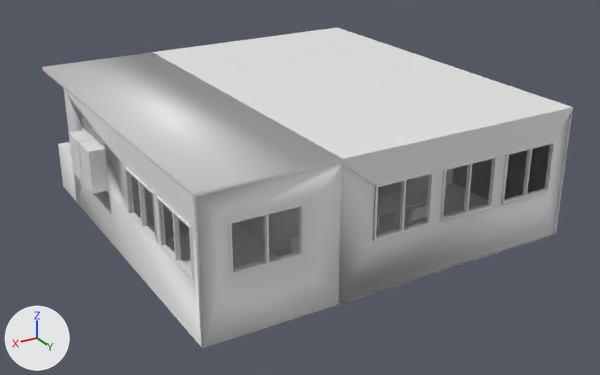
One commit to the FBX model Assets/Prefabs/home.fbx: the scene before it, then after it.
One viewpoint serves both versions: a 50 mm lens placed at (16.17, 13.69, 8.65), pointed at (6.29, -2.79, 0.42). The axes (+X, +Y, +Z) are drawn at lower left. The lights are the same throughout. The older version comes first. Where no turn or scale is listed for an object, it has been applied to the vertices. Vertices at exactly the same position are counted once.

Names of what the first picture shows: 'Ceiling', 'Floor', 'Room', 'Room.001', 'table', 'windows', 'windows.007', '立方體.003' and 5 more.
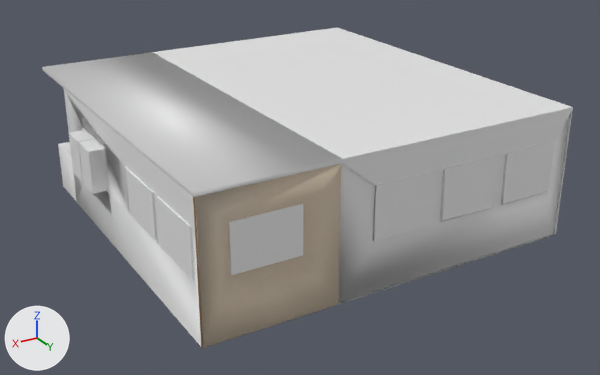
Changed parts and their boxes (x1, y1, x2, y2) in the pictures (600 x 375 px):
'glass.002', added
    after: (232, 144, 554, 273)
'windows', reshaped
    before: (373, 141, 555, 241)
    after: (82, 128, 555, 280)
'windows.007', deleted
    before: (125, 167, 303, 280)
'glass.001', added
    after: (126, 170, 192, 277)
part 1 of me_立方體_001, added
    after: (229, 204, 303, 275)
part 2 of me_立方體_001, added
    after: (125, 167, 158, 243)
part 3 of me_立方體_001, added
    after: (157, 196, 194, 280)
part 4 of me_scene_002, recoloured (white to brown)
    before: (127, 164, 341, 348)
    after: (193, 164, 341, 348)
'Floor', unchanged, covered by the edit
    before: (165, 183, 488, 270)

The change, as a diff of the scene's bpy script:
```diff
--- a/Assets/Prefabs/home.fbx.py
+++ b/Assets/Prefabs/home.fbx.py
@@ img_chatgpt_image_2026年9月15日_00_52_05_png @@
+img_chatgpt_image_2026年9月15日_00_52_05_png = load_image('ChatGPT Image 2026年9月15日 00_52_05.png', '_unpacked/ChatGPT_Image_2026_9_15__00_52_05.png', 1677, 938, 'sRGB')
@@ mat_材質 @@
+mat_材質 = principled_material('材質')
+mat_材質.texture = img_chatgpt_image_2026年9月15日_00_52_05_png
@@ mat_材質_001 @@
+mat_材質_001 = principled_material('材質.001')
+mat_材質_001.base_color = (0.8, 0.8, 0.8)  # white #e7e7e7
@@ me_立方體_001 @@
 # used by ob_windows; location = (0.0, 0.0, 0.0)
-me_立方體_001.from_pydata(...)  # 76 vertices, 48 faces; spans x 2.55..7.35, y 1.74..1.84, z 1.2..2.39
+me_立方體_001.from_pydata(...)  # 259 vertices, 155 faces; spans x 2.06..11.16, y -5.33..1.84, z 1.2..2.39
+# me_立方體_001 part 1: a new loose piece of 50 vertices spanning x 8.99..10.5, y 1.74..1.84, z 1.33..2.38
+# me_立方體_001 part 2: a new loose piece of 43 vertices spanning x 11.06..11.16, y -1.56..-0.06, z 1.33..2.38
+# me_立方體_001 part 3: a new loose piece of 42 vertices spanning x 11.06..11.16, y 0.13..1.64, z 1.33..2.38
+# other edits to the shape of me_立方體_001 do not show in these pictures
@@ me_scene_002 @@
 me_scene_002.from_pydata(...)  # 236 vertices, 142 faces; spans x -1.5..1.47, y -4.05..3.48, z -1.13..1.9
 # used by ob_room_001; location = (9.66, -1.67, 1.1)
+# me_scene_002 part 4: 135 of the faces centred in x -1.5..1.47, y -4.04..3.48, z -1.13..1.9 switch from no material to mat_材質 (picture img_chatgpt_image_2026年9月15日_00_52_05_png)
+me_scene_002.materials.append(mat_材質_001)  # white #e7e7e7
@@ me_立方體_009 @@
+me_立方體_009.from_pydata([(11.16, -3.62, 2.35), (11.16, -2.89, 1.38), (11.16, -4.32, 2.35), (11.16, -3.58, 1.38), (11.16, -0.82, 2.35), (11.16, -1.52, 2.35), (11.16, -0.09, 1.38), (11.16, -0.79, 1.38), (11.16, 1.6, 1.38), (11.16, 0.17, 1.38), (11.16, 0.87, 1.38), (11.16, 0.91, 1.38), (11.16, 1.6, 2.35), (11.16, 0.91, 2.35), (11.16, 0.17, 2.35), (11.16, 0.87, 2.35), (11.16, -0.09, 2.35), (11.16, -0.79, 2.35), (11.16, -0.82, 1.38), (11.16, -1.52, 1.38), (11.16, -2.89, 2.35), (11.16, -3.58, 2.35), (11.16, -3.62, 1.38), (11.16, -4.32, 1.38)], [], [(8, 11, 13, 12), (10, 9, 14, 15), (6, 7, 17, 16), (5, 4, 18, 19), (1, 3, 21, 20), (2, 0, 22, 23)])
@@ me_立方體_010 @@
+me_立方體_010.from_pydata(...)  # 32 vertices, 8 faces; spans x 2.59..10.46, y 1.84, z 1.25..2.35
@@ ob_windows_007 @@
-ob_windows_007 = bpy.data.objects.new('windows.007', me_立方體_015)
-ob_windows_007.location = (9.75, 1.79, 1.86)
@@ ob_glass_001 @@
+ob_glass_001 = bpy.data.objects.new('glass.001', me_立方體_009)
+ob_glass_001.location = (0.0, 0.0, 0.0)
@@ ob_glass_002 @@
+ob_glass_002 = bpy.data.objects.new('glass.002', me_立方體_010)
+ob_glass_002.location = (0.0, 0.0, 0.0)
```
